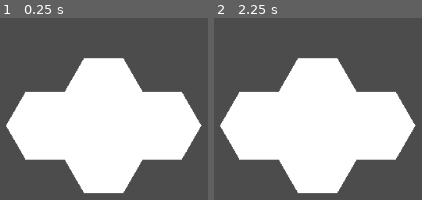
Above: before the commit, frames 1-2 (left to right).
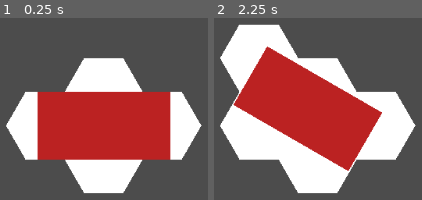
Above: after the commit, the same moments.

Repository: StStep/mutli-hex-battle-godot
Game: Godot game, scene res://demos/Troop.tscn
Same seed, same stepped clock (60 frames per second), same inputs: the game is played once before the commit and once after it. This scene is started directly instead of the project's main scene.
Inputs (mouse positions are in pixels of both pictures, inside the frame that each line leads up to):
- Up to frame 1 (0.25 s): no input
- Up to frame 2 (2.25 s): tap Enter at 0.5, 2 s; move the mouse to (outside the picture) at 0.52 s; hold Right (ui_right) 0.53-1.25 s; click (outside the picture) at 0.67 s; tap Space at 1.25 s; drag from (outside the picture) to (234, 138) at 1.27 s; move the mouse to (outside the picture) at 2.02 s; hold Right (ui_right) from 2.03 s (still down); click (outside the picture) at 2.17 s

The runs differ from the first frame. In frame 1, 24% of the frame differs, in the area x 17-83%, y 40-79%; in frame 2, 31%, in the area x 2-81%, y 3-85%.

Commit message:
setup A and B translation for troop.tscn

Diff:
--- a/demos/Troop.gd
+++ b/demos/Troop.gd
@@ -1,12 +1,18 @@
 extends Node2D
 
 onready var footprint = get_node("Footprint")
+onready var unit = get_node("Unit")
+
 var center
-var footcoords
+var footcordsA
+var footcordsB
+var unitcoords
+var unith
+var unitw
 
 static func get_outline(hex_size, center = Vector2(0,0)):
 	return [Vector2(-hex_size.x/2 + center.x, center.y), Vector2(-hex_size.x/4 + center.x, -hex_size.y/2 + center.y),
-	        Vector2(hex_size.x/4 + center.x, -hex_size.y/2 + center.y), Vector2(hex_size.x/2 + center.x, center.y),
+			Vector2(hex_size.x/4 + center.x, -hex_size.y/2 + center.y), Vector2(hex_size.x/2 + center.x, center.y),
 			Vector2(hex_size.x/4 + center.x, hex_size.y/2 + center.y), Vector2(-hex_size.x/4 + center.x, hex_size.y/2 + center.y)]
 
 func _init(ref = null).():
@@ -19,12 +25,49 @@
 	var coord2 = get_outline(ref.hex_size, ref.get_hex_center(centercell.get_adjacent(centercell.DIR_S)))
 	var coord3 = get_outline(ref.hex_size, ref.get_hex_center(centercell.get_adjacent(centercell.DIR_SW)))
 	var coord4 = get_outline(ref.hex_size, ref.get_hex_center(centercell.get_adjacent(centercell.DIR_SE)))
-	footcoords = Array()
-	for i in range(0, 3): footcoords.append(coord3[i])
-	for i in range(1, 4): footcoords.append(coord1[i])
-	for i in range(2, 6): footcoords.append(coord4[i])
-	for i in range(4, 6): footcoords.append(coord2[i])
-	for i in range(4, 6): footcoords.append(coord3[i])
+	var coord5 = get_outline(ref.hex_size, ref.get_hex_center(centercell.get_adjacent(centercell.DIR_NW)))
+
+	footcordsA = Array()
+	for i in range(0, 3): footcordsA.append(coord3[i])
+	for i in range(1, 4): footcordsA.append(coord1[i])
+	for i in range(2, 6): footcordsA.append(coord4[i])
+	for i in range(4, 6): footcordsA.append(coord2[i])
+	for i in range(4, 6): footcordsA.append(coord3[i])
+
+	footcordsB = Array()
+	for i in range(0, 4): footcordsB.append(coord5[i])
+	for i in range(2, 4): footcordsB.append(coord1[i])
+	for i in range(2, 6): footcordsB.append(coord4[i])
+	for i in range(4, 6): footcordsB.append(coord2[i])
+	for i in range(4, 6): footcordsB.append(coord3[i])
+	for i in range(0, 2): footcordsB.append(coord3[i])
+
+	unitw = ref.hex_size.x * 2 * .85
+	unith = ref.hex_size.y
+	unitcoords = [Vector2(-unitw/2, -unith/2), Vector2(unitw/2, -unith/2), Vector2(unitw/2, unith/2), Vector2(-unitw/2, unith/2)]
 
 func _ready():
-	footprint.polygon = PoolVector2Array(footcoords)
+	set_form_a()
+
+var form_a = true
+func _unhandled_input(event):
+	if event is InputEventMouseButton and event.get_button_index() == 1:
+		if event.is_pressed():
+			if form_a:
+				set_form_b()
+				form_a = false
+			else:
+				set_form_a()
+				form_a = true
+
+func set_form_a():
+	footprint.polygon = PoolVector2Array(footcordsA)
+	unit.polygon = PoolVector2Array(unitcoords)
+	unit.position = Vector2(0, unith/2)
+	unit.rotation_degrees = 0
+
+func set_form_b():
+	footprint.polygon = PoolVector2Array(footcordsB)
+	unit.polygon = PoolVector2Array(unitcoords)
+	unit.rotation_degrees = 30
+	unit.position = Vector2(-unitw/13.5, unith/4)
--- a/demos/Troop.tscn
+++ b/demos/Troop.tscn
@@ -7,3 +7,6 @@
 script = ExtResource( 1 )
 
 [node name="Footprint" type="Polygon2D" parent="."]
+
+[node name="Unit" type="Polygon2D" parent="."]
+color = Color( 0.737255, 0.137255, 0.137255, 1 )
--- a/project.godot
+++ b/project.godot
@@ -21,7 +21,7 @@
 
 [editor_plugins]
 
-enabled=PoolStringArray( "carmel4a97.RTS_Camera2D", "romlok.GDHexGrid" )
+enabled=PoolStringArray( "carmel4a97.RTS_Camera2D", "godot-notes", "romlok.GDHexGrid" )
 
 [rendering]
 
